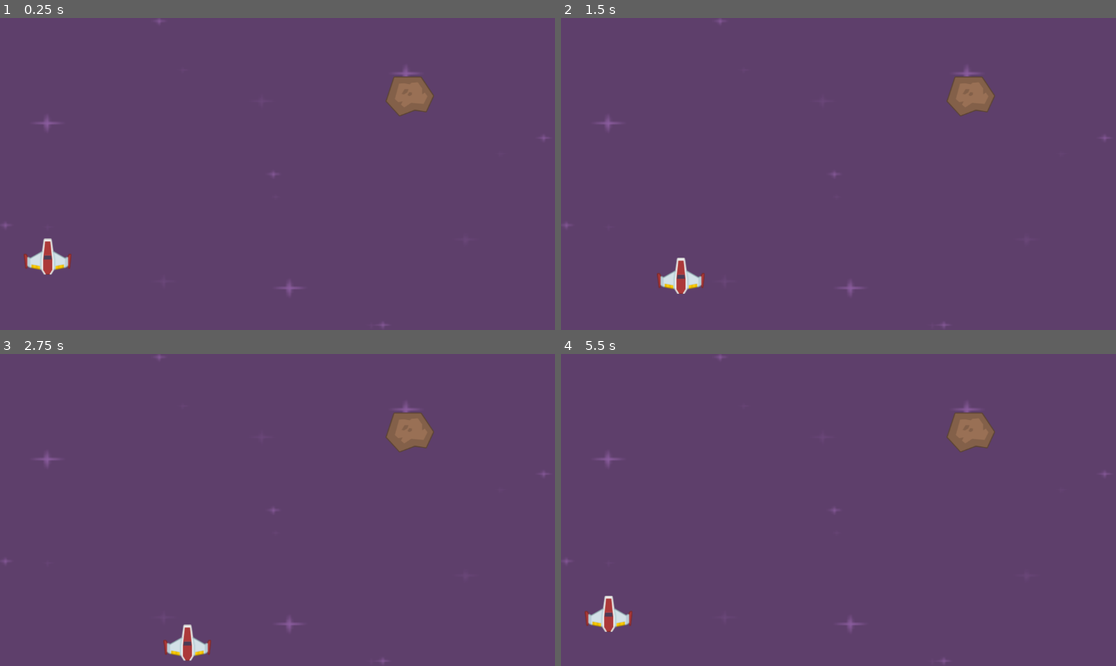
Above: before the commit, frames 1-4 (two rows, left to right).
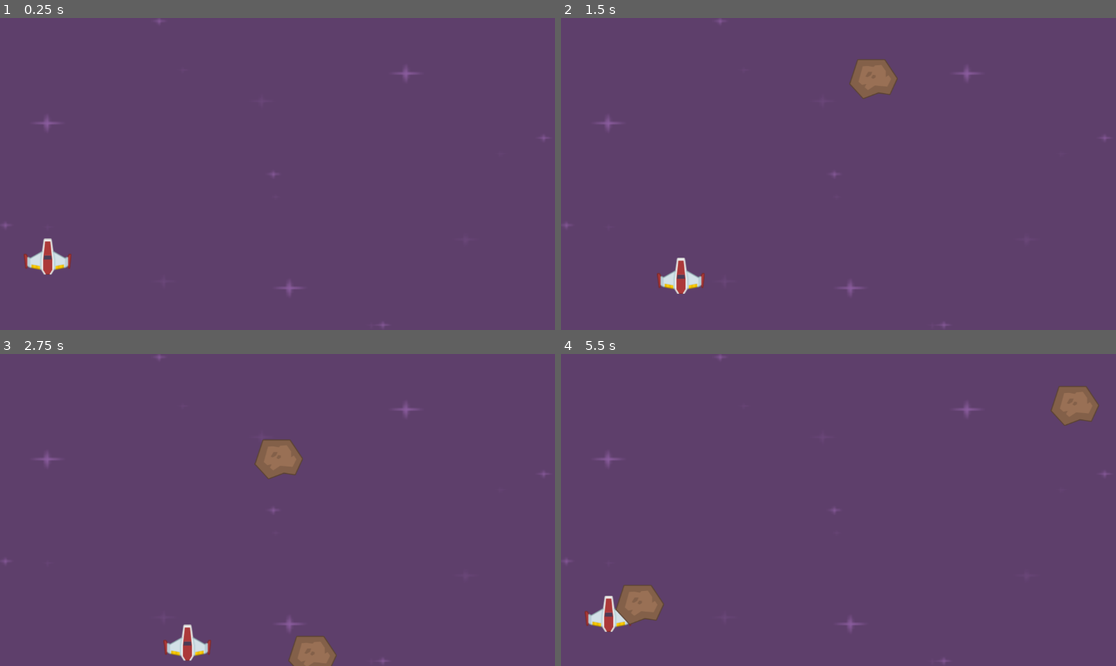
Above: after the commit, the same moments.

Repository: knguyennt/space-shooter
Game: Godot game, scene res://scenes/level.tscn
Same seed, same stepped clock (60 frames per second), same inputs: the game is played once before the commit and once after it.
Inputs:
- Up to frame 1 (0.25 s): no input
- Up to frame 2 (1.5 s): tap Enter at 0.5 s; hold Right (right yeah) 0.53-1.28 s; hold Down (ui_down) from 1.28 s (still down)
- Up to frame 3 (2.75 s): release Down (ui_down) at 2.03 s; hold Right (right yeah) from 2.03 s (still down)
- Up to frame 4 (5.5 s): release Right (right yeah) at 2.78 s; hold Up (ui_up) 2.78-3.53 s; hold Left (ui_left) 3.53-5.03 s; hold Down (ui_down) from 5.03 s (still down)

The runs differ from the first frame. In frame 1, 0.8% of the frame differs, in the area x 69-79%, y 18-32%; in frame 2, 1.7%; in frame 3, 2.3%; in frame 4, 2.5%, in the area x 9-97%, y 10-87%.

Commit message:
feat: add basic movement meteor

Diff:
--- a/scenes/level.gd
+++ b/scenes/level.gd
@@ -13,3 +13,8 @@
 
 func _on_timer_timeout() -> void:
 	print("meteor") # Replace with function body.
+
+var meteor_scence: PackedScene = load("res://scenes/meteor.tscn")
+func _on_meteor_timer_timeout() -> void:
+	var meteor = meteor_scence.instantiate()
+	$Meteors.add_child(meteor)
--- a/scenes/level.tscn
+++ b/scenes/level.tscn
@@ -1,9 +1,8 @@
-[gd_scene load_steps=7 format=3 uid="uid://csn4s3knxwe7o"]
+[gd_scene load_steps=6 format=3 uid="uid://csn4s3knxwe7o"]
 
 [ext_resource type="Script" uid="uid://cdv87bsmtbjhq" path="res://scenes/level.gd" id="1_mx8sn"]
 [ext_resource type="Texture2D" uid="uid://ce2te6l8r3w3q" path="res://Backgrounds/purple.png" id="1_w7c3h"]
 [ext_resource type="PackedScene" uid="uid://73qpudqwg7ck" path="res://scenes/player.tscn" id="2_w8frs"]
-[ext_resource type="PackedScene" uid="uid://bgb2cleum02h0" path="res://scenes/meteor.tscn" id="3_w8frs"]
 
 [sub_resource type="RectangleShape2D" id="RectangleShape2D_w8frs"]
 size = Vector2(43.5, 657)
@@ -21,9 +20,6 @@
 
 [node name="Player" parent="." instance=ExtResource("2_w8frs")]
 position = Vector2(973, 276)
-
-[node name="Meteor" parent="." instance=ExtResource("3_w8frs")]
-position = Vector2(851, 163)
 
 [node name="Borders" type="Node2D" parent="."]
 
@@ -51,7 +47,9 @@
 position = Vector2(1146.25, 310)
 shape = SubResource("RectangleShape2D_w8frs")
 
-[node name="Timer" type="Timer" parent="."]
+[node name="MeteorTimer" type="Timer" parent="."]
 autostart = true
 
-[connection signal="timeout" from="Timer" to="." method="_on_timer_timeout"]
+[node name="Meteors" type="Node2D" parent="."]
+
+[connection signal="timeout" from="MeteorTimer" to="." method="_on_meteor_timer_timeout"]
--- a/scenes/meteor.gd
+++ b/scenes/meteor.gd
@@ -3,12 +3,18 @@
 
 # Called when the node enters the scene tree for the first time.
 func _ready() -> void:
-	pass # Replace with function body.
+	var rng := RandomNumberGenerator.new()
+
+	# start position
+	var width = get_viewport().get_visible_rect().size[0]
+	var random_x = rng.randi_range(0, width)
+	var random_y = rng.randi_range(-150, -50)
+	position = Vector2(random_x, random_y)
 
 
 # Called every frame. 'delta' is the elapsed time since the previous frame.
 func _process(delta: float) -> void:
-	pass
+	position += Vector2(0, 1.0) * 400 * delta
 
 
 func _on_body_entered(body: Node2D) -> void:
